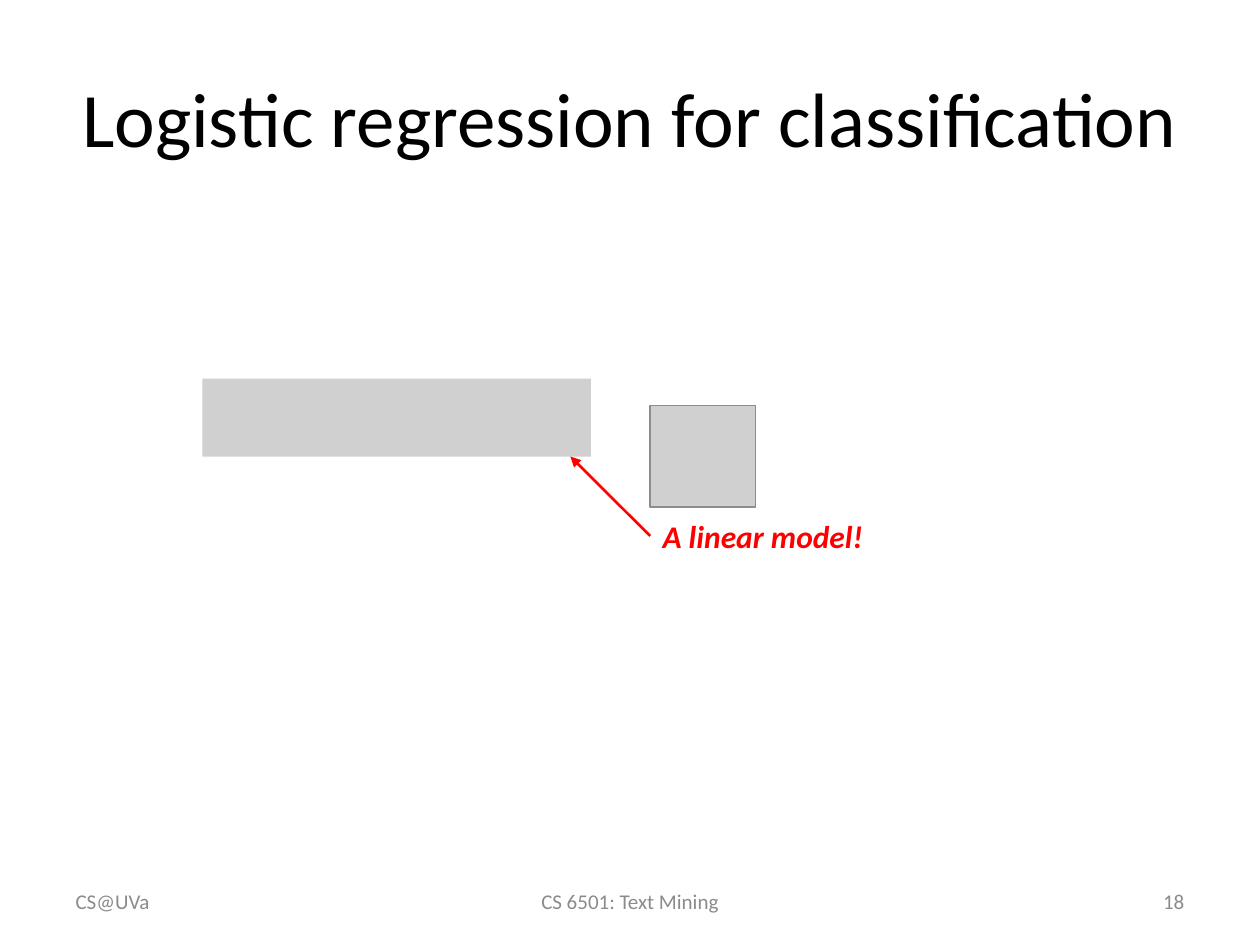
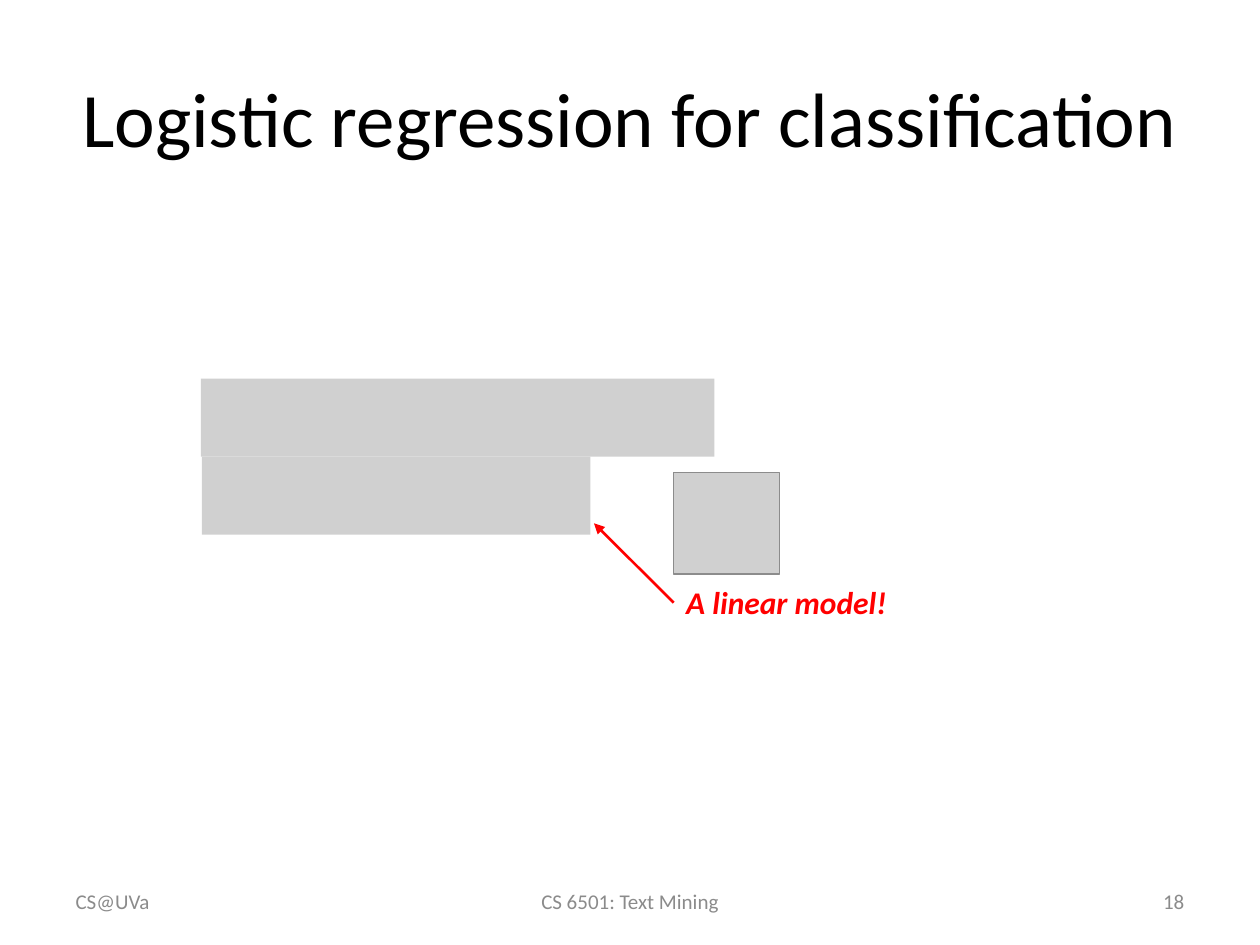
Before and after one commit to wang296/CS6501-Text-Mining, a slide deck: slide 18 of docs/Logistic Regression.pptx. Drawn at 1260x945 pixels with LibreOffice and Linux fonts; fonts in the diff are those of the drawing; grey boxes stand for pictures. Boxes give left, top, right and bottom in pixels: in the first picture for what was removed or moved away, otherwise in the second. Text is boxed around its words. In the diff, an @@ line names an element or a change of style, - is before the commit and + after.

```diff
--- a/docs/Logistic Regression.pptx
+++ b/docs/Logistic Regression.pptx
@@ picture: place and size @@
-picture at bbox=[203, 378, 591, 456]
+picture at bbox=[200, 378, 714, 456]
@@ picture added at bbox=[202, 456, 590, 534] @@
@@ picture: place and size @@
-picture at bbox=[650, 406, 756, 507]
+picture at bbox=[674, 472, 780, 573]
@@ arrow moved from (650, 536) - (571, 456) to (674, 602) - (593, 523) @@
@@ text "A linear model!": place and size @@
-text "A linear model!" at bbox=[663, 526, 863, 549]
+text "A linear model!" at bbox=[686, 592, 887, 615]
```
Also in this commit, not shown: 6 other slides changed, 10 slides added, 5 other files.
